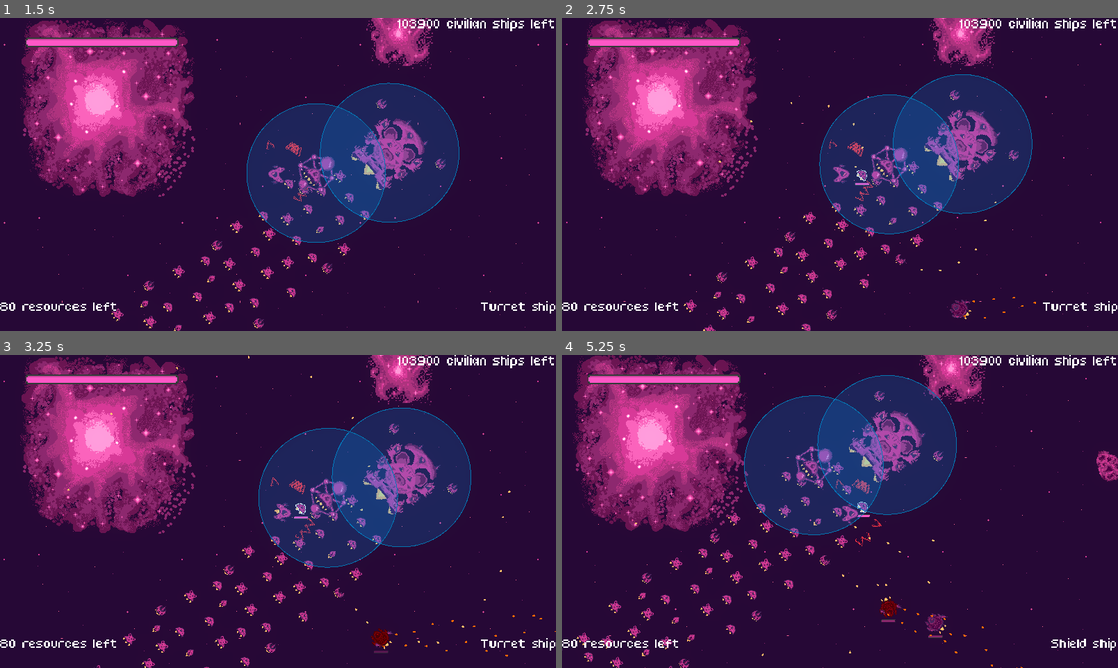
Above: before the commit, frames 1-4 (two rows, left to right).
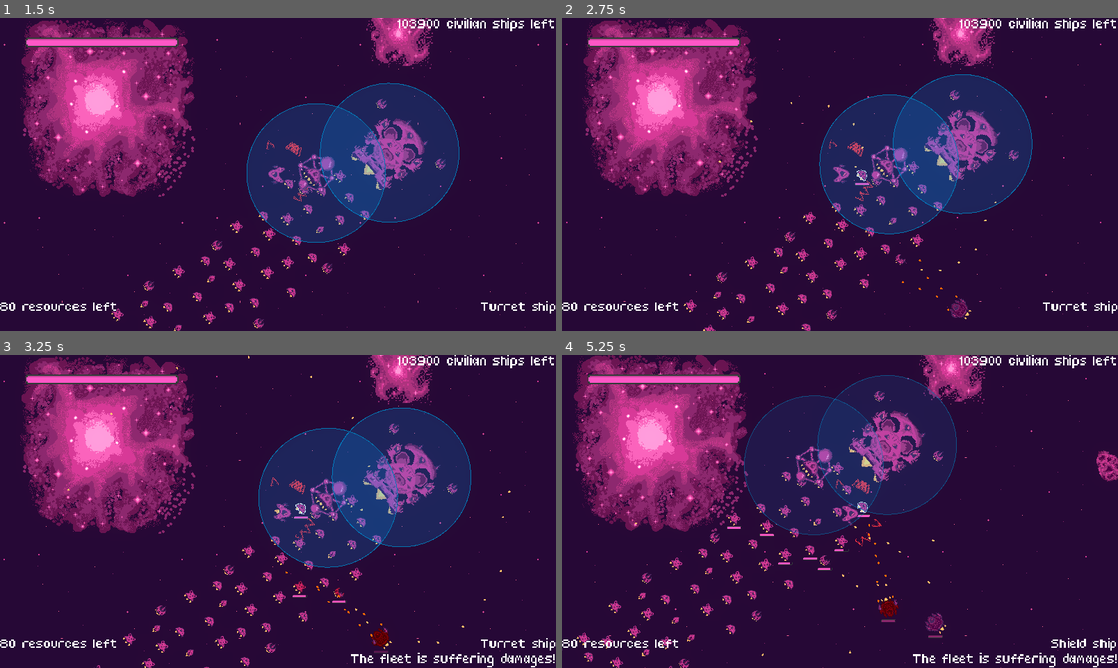
Above: after the commit, the same moments.

Repository: bear-minimum-studio/space-bear
Game: Godot game, scene res://Game.tscn
The game is run twice, just before and just after one commit, with the same random seed, the same clock (stepped at 60 frames per second) and the same inputs.
Inputs:
- Up to frame 1 (1.5 s): tap Enter (upgrade) at 0.5 s; hold Right (turn_right) 0.53-1.28 s; hold X (cycle_selection) 0.53-1.28 s; hold Ctrl (brake) from 1.28 s (still down); tap Down (decelerate) at 1.35 s
- Up to frame 2 (2.75 s): release Ctrl (brake) at 2.03 s; hold Right (turn_right) from 2.03 s (still down); hold Space (fire) from 2.03 s (still down)
- Up to frame 3 (3.25 s): release Right (turn_right) at 2.78 s; release Space (fire) at 2.78 s; hold Up (accelerate) from 2.78 s (still down); tap G (grappling_hook) at 2.85 s
- Up to frame 4 (5.25 s): release Up (accelerate) at 3.53 s; hold F (turret_fire) 3.53-4.28 s; hold Left (turn_left) 3.53-5.03 s; tap X (cycle_selection) at 4.35 s; hold Ctrl (brake) from 5.03 s (still down); tap Down (decelerate) at 5.1 s

Frame 1 is identical in both runs. In frame 2, less than 0.1% of the frame differs, in the area x 61-86%, y 77-96%; in frame 3, 0.6%; in frame 4, 3.5%, in the area x 29-100%, y 6-100%.

Commit message:
fix: Generic enemy no more overloads it’s generic ready function

Diff:
--- a/npc/enemies/GenericEnemy.gd
+++ b/npc/enemies/GenericEnemy.gd
@@ -7,9 +7,6 @@
 
 var targetted_ship: Node2D
 var _target_position_offset: Vector2
-
-func _ready():
-	pass
 
 func _physics_process(delta):
 	super._physics_process(delta)
